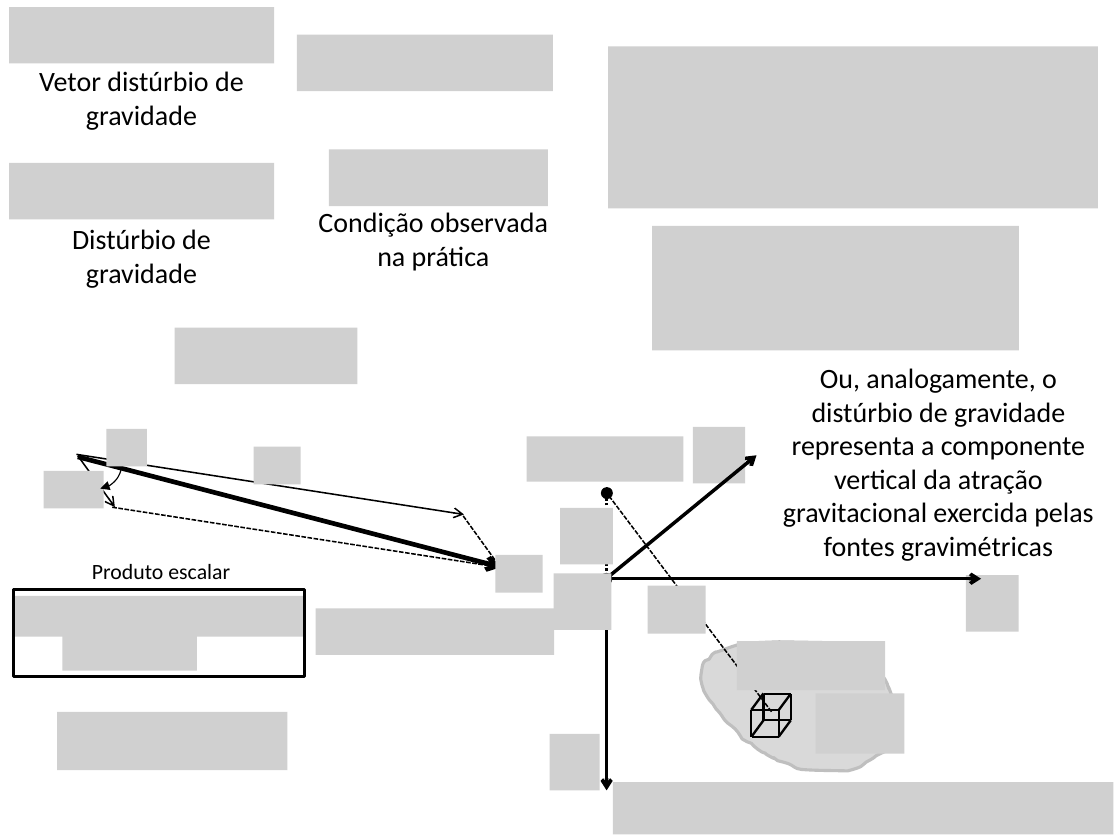
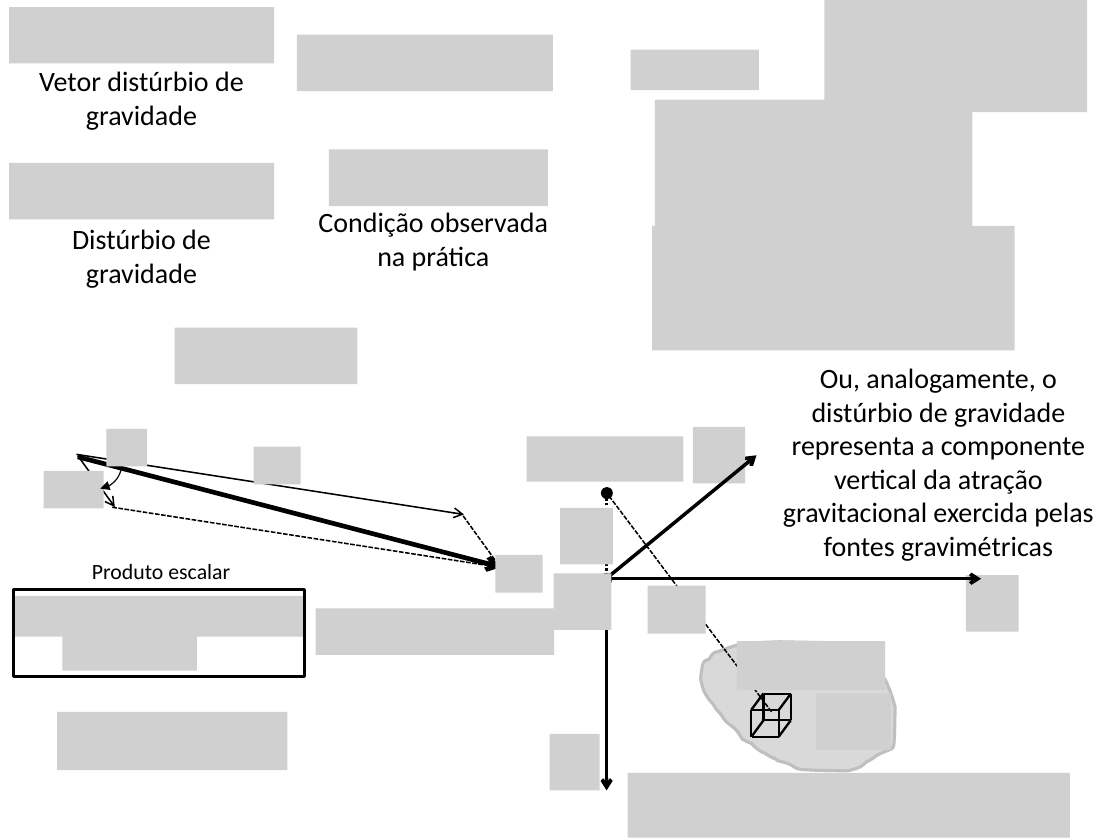
Before and after one commit to pinga-lab/CE-VII-SimBGf-2016, a slide deck: slide 26 of slides/5b_disturbio_gravidade.pptx (slide 25 before the commit). Drawn at 1120x840 pixels with LibreOffice and Linux fonts; fonts in the diff are those of the drawing; grey boxes stand for pictures. Boxes give left, top, right and bottom in pixels: in the first picture for what was removed or moved away, otherwise in the second. Text is boxed around its words. In the diff, an @@ line names an element or a change of style, - is before the commit and + after.

```diff
--- a/slides/5b_disturbio_gravidade.pptx
+++ b/slides/5b_disturbio_gravidade.pptx
@@ picture added at [824, 0, 1088, 112] @@
@@ picture removed at [608, 46, 1098, 208] @@
@@ picture added at [631, 49, 759, 90] @@
@@ picture added at [655, 100, 973, 226] @@
@@ picture: place and size @@
-picture at [652, 226, 1019, 351]
+picture at [652, 226, 1015, 351]
@@ picture: place and size @@
-picture at [815, 693, 904, 754]
+picture at [815, 693, 890, 749]
@@ picture: place and size @@
-picture at [613, 782, 1113, 834]
+picture at [627, 773, 1070, 838]
```
Also in this commit, not shown: 15 other slides changed, 2 slides added, 1 slide removed, 5 other files.
